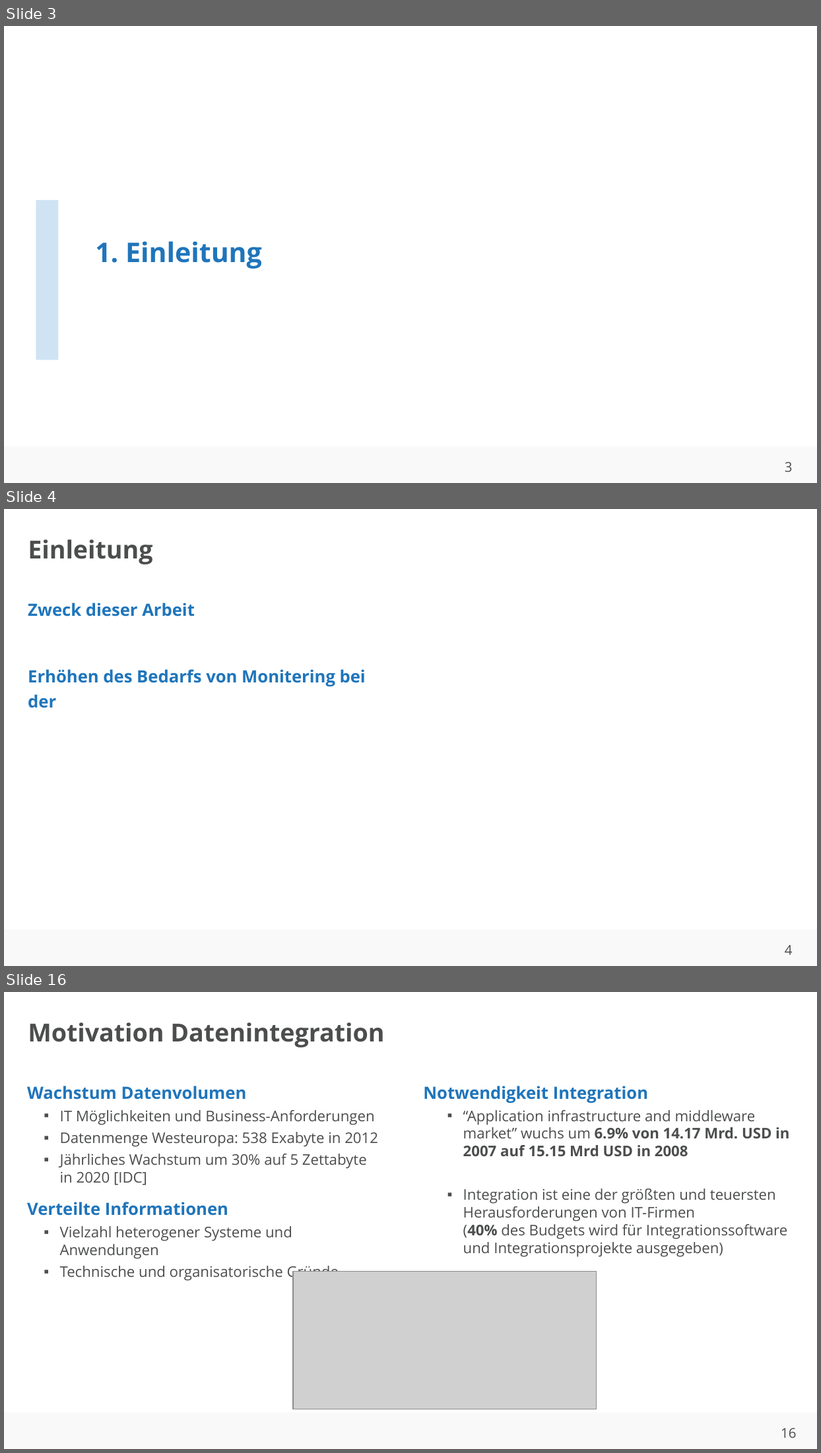
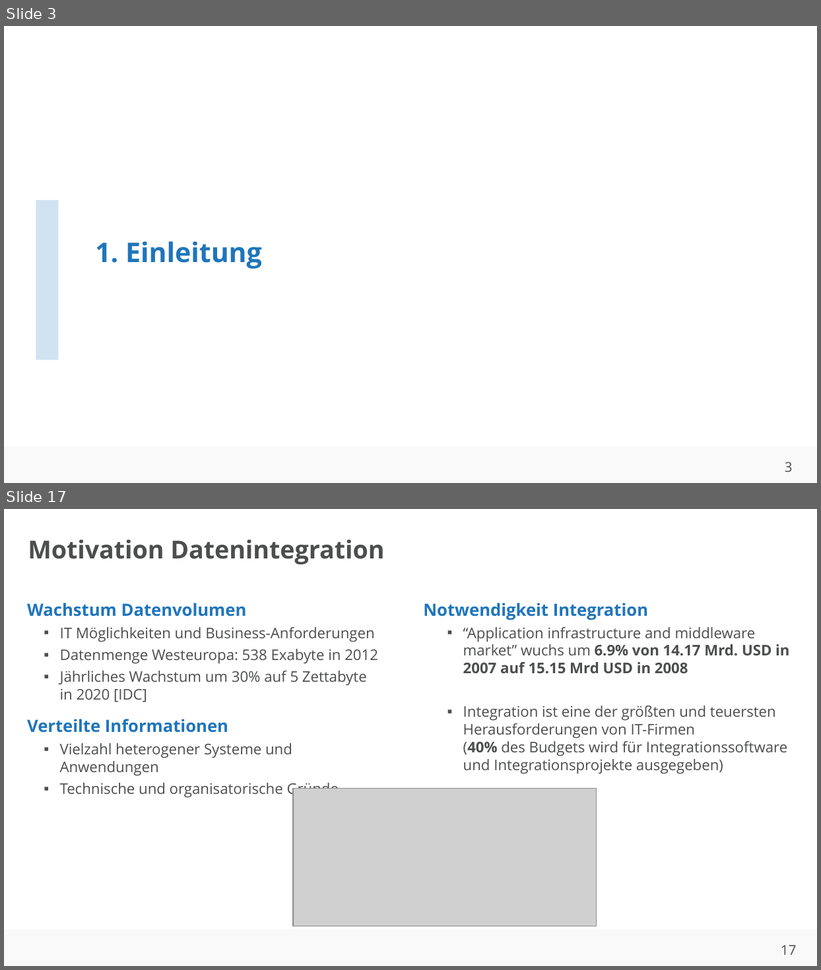
Before and after one commit to ahndavin/Abschlussarbeit_Bachelor, a slide deck: Kolloquium/Kolloquium.pptx. Shown one above the other, each under a label of ours: slides 3, 4 and 16 before the commit, slides 3 and 17 after it; the slides between them are not shown. The pictures are 821x1453 and 821x970 pixels, drawn with LibreOffice and Linux fonts; fonts in the diff are those of the drawing; grey boxes stand for pictures; background and template pictures are left out. Boxes give left, top, right and bottom in pixels: in the first picture for what was removed or moved away, otherwise in the second. Text is boxed around its words. In the diff, an @@ line names an element or a change of style, - is before the commit and + after.

```diff
--- a/Kolloquium/Kolloquium.pptx
+++ b/Kolloquium/Kolloquium.pptx
@@ slide 4 removed at (x1=4, y1=509, x2=817, y2=966), background #FFFFFF; not listed: 2 template elements that a slide beside it also shows @@
@@ title removed at (x1=28, y1=539, x2=152, y2=564) @@
-Einleitung
@@ text removed at (x1=28, y1=603, x2=366, y2=708) @@
-  Zweck dieser Arbeit
-  Erhöhen des Bedarfs von Monitering bei der
@@ what was slide 16 is now slide 17 @@
@@ page number at (x1=781, y1=945, x2=796, y2=955): text changed @@
-16
+17
```
Also in this commit, not shown: 10 slides changed, 4 slides added, 2 other slides removed, 2 other files.
